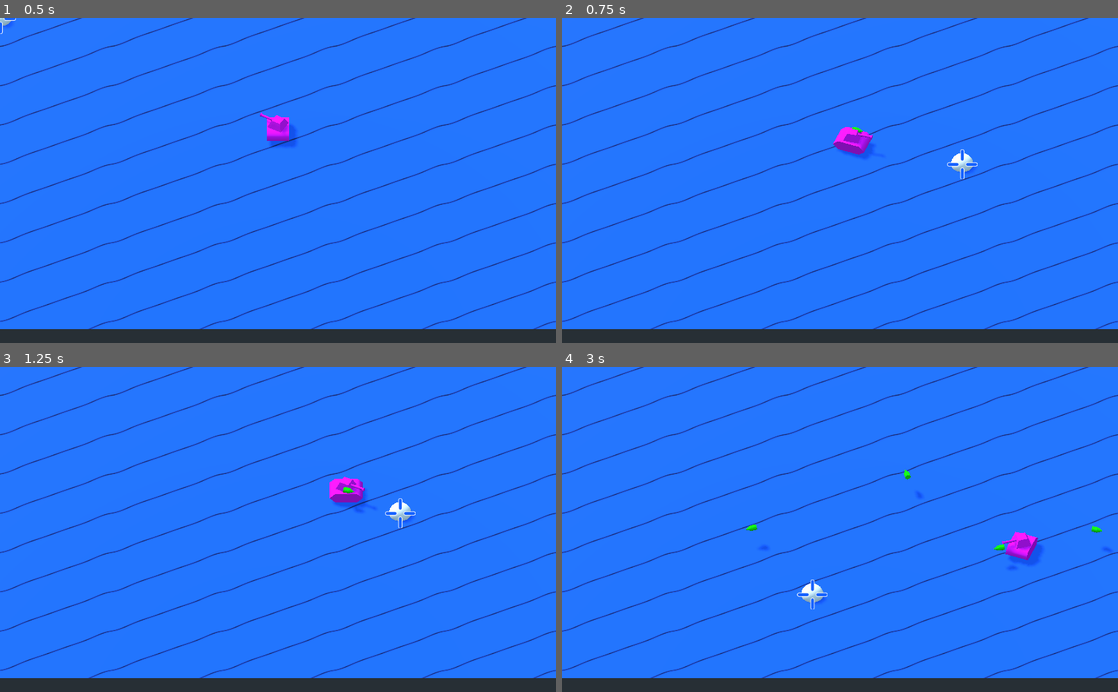
Above: before the commit, frames 1-4 (two rows, left to right).
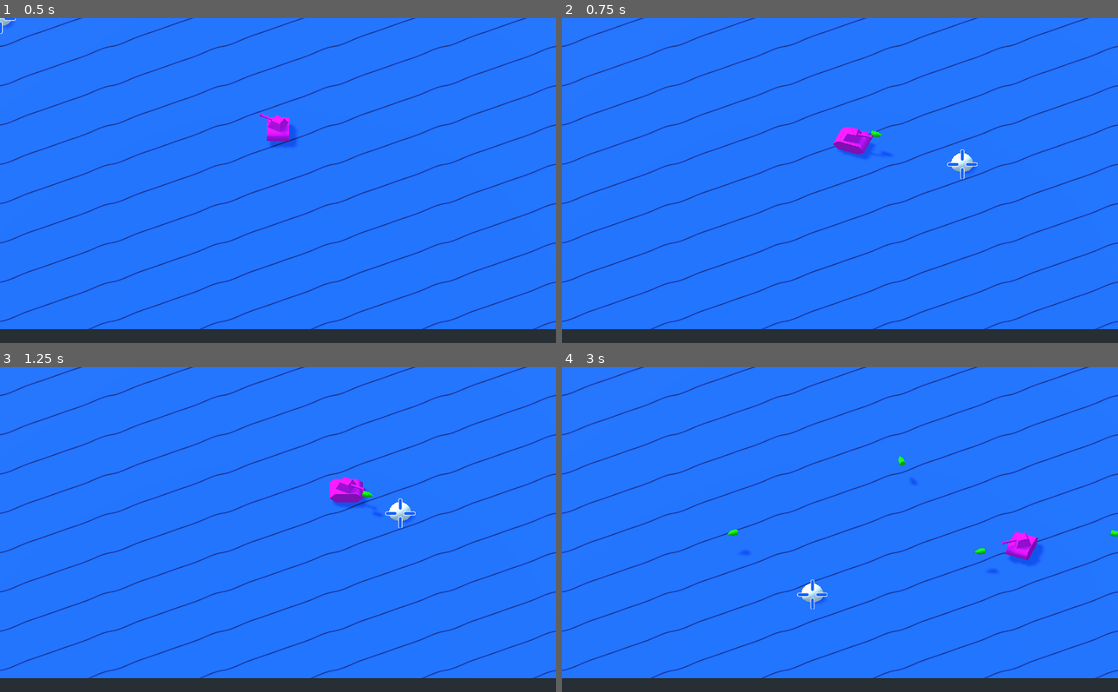
Above: after the commit, the same moments.

Repository: Hasnep/combatanks
Game: Godot game, scene res://World.tscn
Two runs of this game, one before a commit and one after it. Both use one fixed random seed, a clock stepped at 60 frames per second and the inputs below.
Inputs (mouse positions are in pixels of both pictures, inside the frame that each line leads up to):
- Up to frame 1 (0.5 s): no input
- Up to frame 2 (0.75 s): tap Enter at 0.5 s; move the mouse to (962, 164) at 0.52 s; hold Right (move_right) from 0.53 s (still down); click (962, 164) at 0.6 s
- Up to frame 3 (1.25 s): keep holding Right (move_right)
- Up to frame 4 (3 s): move the mouse to (728, 545) at 1.27 s; release Right (move_right) at 1.28 s; hold Down (move_down) 1.28-2.03 s; click (728, 545) at 1.35 s; move the mouse to (895, 458) at 2.02 s; hold Right (move_right) 2.03-2.78 s; click (895, 458) at 2.1 s; move the mouse to (812, 594) at 2.77 s; hold Up (move_up) from 2.78 s (still down); click (812, 594) at 2.85 s

Frame 1 is identical in both runs. In frame 2, less than 0.1% of the frame differs, in the area x 52-60%, y 33-43%; in frame 3, less than 0.1%; in frame 4, 0.3%, in the area x 29-100%, y 27-64%.

Commit message:
Add barrel length to bullet spawn position

Diff:
--- a/Bullet/Bullet.gd
+++ b/Bullet/Bullet.gd
@@ -1,13 +1,14 @@
 extends KinematicBody
 
 const speed: float = 10.0
+const BARREL_LENGTH = 1.8
 
 func _physics_process(delta: float):
 	move_and_slide(speed * global_transform.basis.z)
 
 func constructor(parent: KinematicBody, turret_position: Vector3, direction: Vector3):
-	add_collision_exception_with(parent)  # don't collide with parent
+	add_collision_exception_with(parent)  # Don't collide with parent
 	rotation = direction
-	turret_position += Vector3(0, 1.5, 0)  # add turret height
-	turret_position += Vector3()  # add barrel length
+	turret_position += Vector3(0, 1.5, 0)  # Add turret height
+	turret_position += BARREL_LENGTH * transform.basis.z  # Add barrel length
 	transform.origin = turret_position
